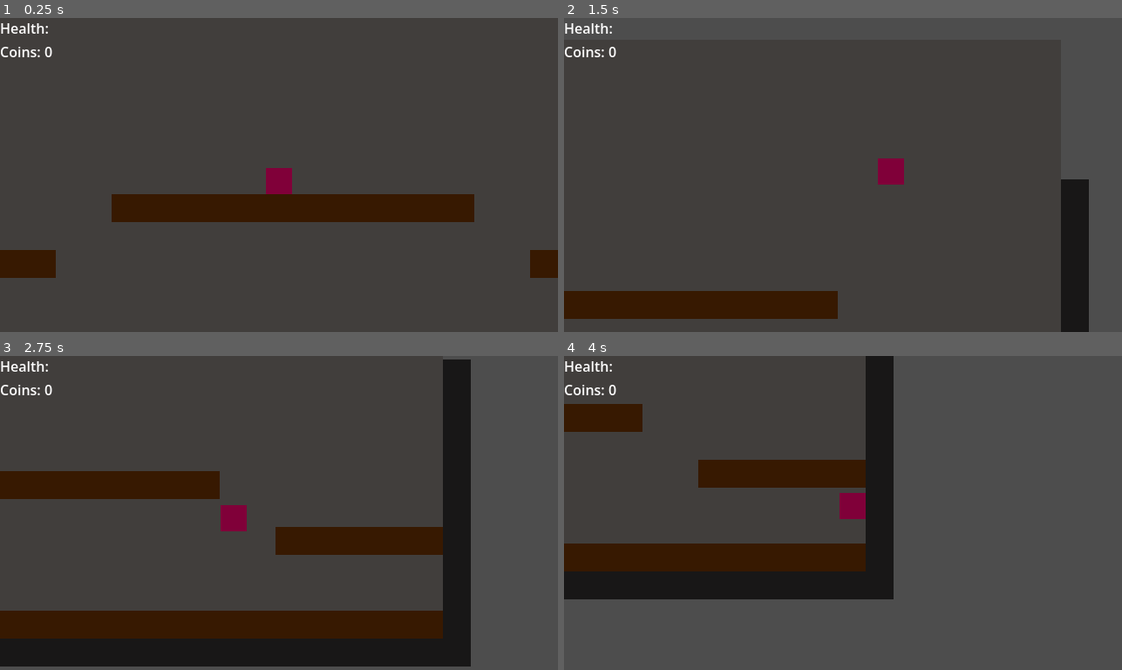
Above: before the commit, frames 1-4 (two rows, left to right).
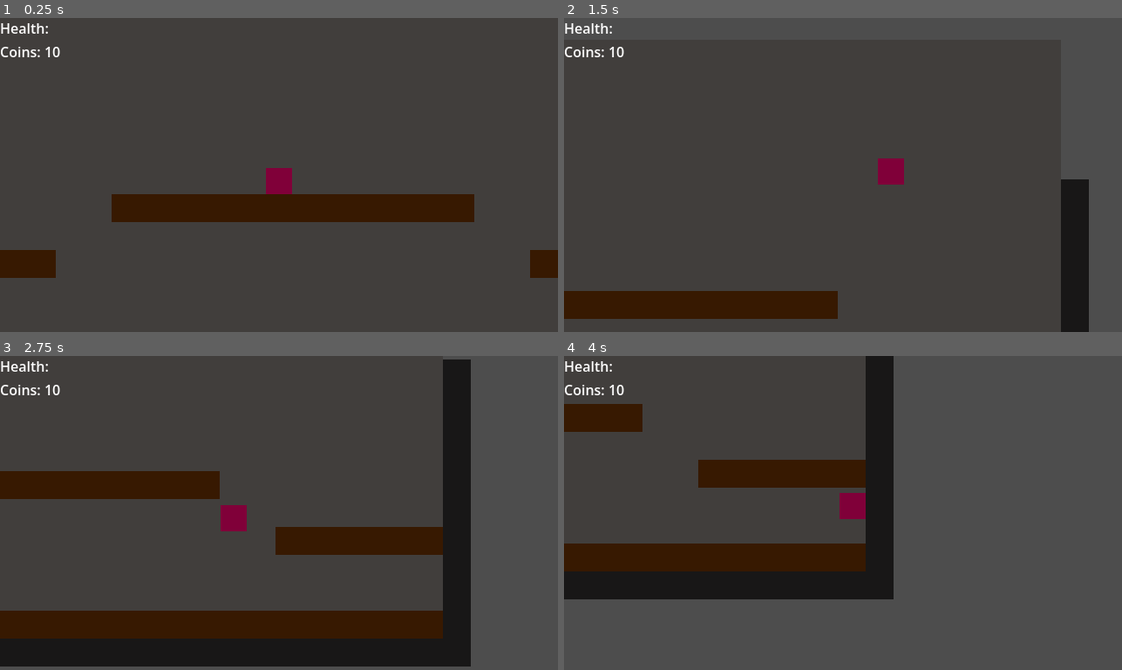
Above: after the commit, the same moments.

Repository: violetstone17/mr.-crowley
Game: Godot game, scene res://scenes/cantina.tscn
Same seed, same stepped clock (60 frames per second), same inputs: the game is played once before the commit and once after it.
Inputs (mouse positions are in pixels of both pictures, inside the frame that each line leads up to):
- Up to frame 1 (0.25 s): no input
- Up to frame 2 (1.5 s): move the mouse to (965, 159) at 0.52 s; hold D (moveRight) from 0.53 s (still down); click (965, 159) at 0.6 s; tap Space (jump) at 0.77 s; move the mouse to (731, 190) at 1.27 s; click (731, 190) at 1.35 s
- Up to frame 3 (2.75 s): tap Space (jump) at 1.52 s; move the mouse to (334, 443) at 2.02 s; release D (moveRight) at 2.03 s; hold A (moveLeft) from 2.03 s (still down); click (334, 443) at 2.1 s
- Up to frame 4 (4 s): move the mouse to (815, 575) at 2.77 s; release A (moveLeft) at 2.78 s; hold D (moveRight) from 2.78 s (still down); click (815, 575) at 2.85 s; tap Space (jump) at 3.02, 3.77 s; move the mouse to (1010, 560) at 3.52 s; click (1010, 560) at 3.6 s

The runs differ from the first frame. In frame 1, less than 0.1% of the frame differs, in the area x 7-11%, y 9-13%; in frame 2, less than 0.1%; in frame 3, less than 0.1%; in frame 4, less than 0.1%.
Error before the commit: Stack overflow. Check for infinite recursion in your script. (res://scenes/UI/hud.gd:18)

Commit message:
got basic hud working

Diff:
--- a/mr.-crawly/scenes/UI/hud.gd
+++ b/mr.-crawly/scenes/UI/hud.gd
@@ -5,16 +5,17 @@
 
 # Called when the node enters the scene tree for the first time.
 func _ready() -> void:
-	%CoinLabel.text = "Coins: 0"
+	%CoinLabel.text = str("Coins:  + {GameState.coins}")
 	%HealthLabel.text = "Health: "
 	GameState.coinsChanged.connect(coinUpdate)
 	GameState.coins += 10
 
 # Called every frame. 'delta' is the elapsed time since the previous frame.
 func _process(delta: float) -> void:
-	pass
+	if Input.is_action_just_pressed("addCoinsDebug"):
+		GameState.coins += 10
+
 
 
 func coinUpdate(newAmount):
-	GameState.coins += newAmount
-	coinLabel.text = str("Coins: ", GameState.coins)
+	coinLabel.text = str("Coins: ", newAmount)
